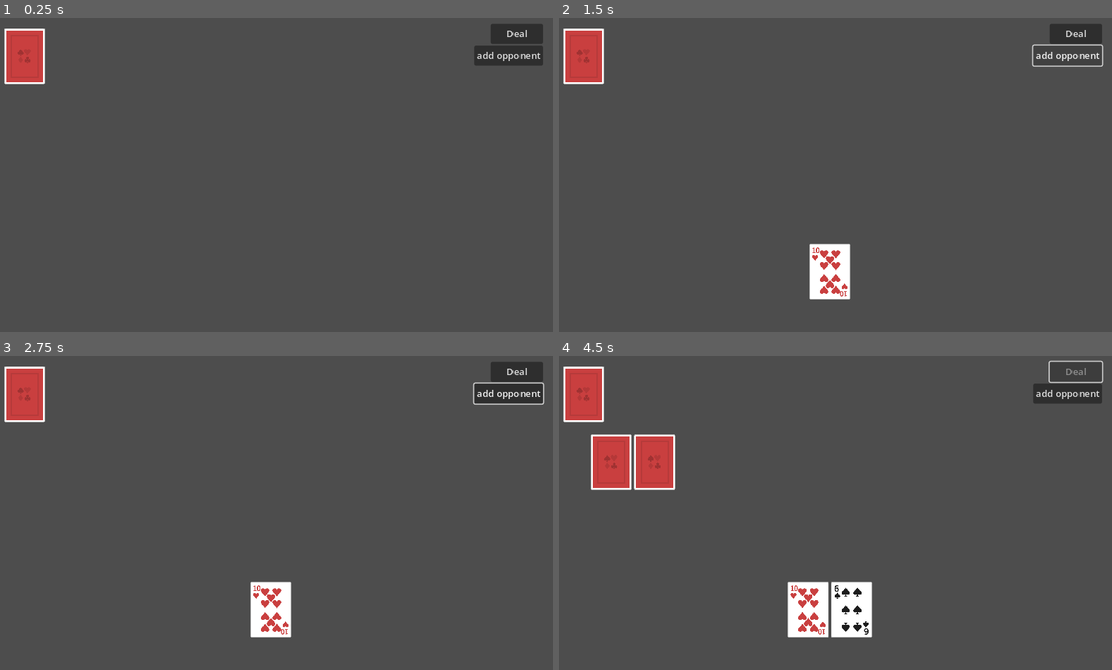
Above: before the commit, frames 1-4 (two rows, left to right).
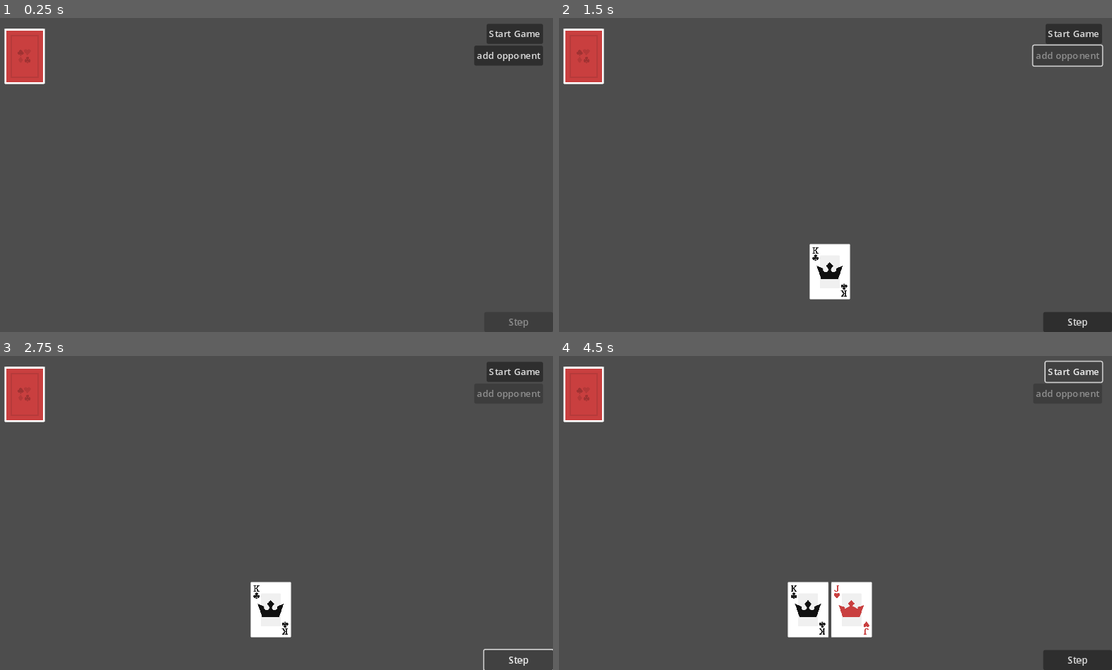
Above: after the commit, the same moments.

Repository: Posiden104/poker
Game: Godot game, scene res://scenes/poker.tscn
Same seed, same stepped clock (60 frames per second), same inputs: the game is played once before the commit and once after it.
Inputs (mouse positions are in pixels of both pictures, inside the frame that each line leads up to):
- Up to frame 1 (0.25 s): no input
- Up to frame 2 (1.5 s): click (1073, 33) at 0.5 s, where only the run before the commit has a clickable "Deal"; click (1067, 55) at 1.25 s, where only the run before the commit has a clickable "add opponent"
- Up to frame 3 (2.75 s): click (519, 660) at 2 s, where only the run after the commit has a clickable "Step"
- Up to frame 4 (4.5 s): click (1073, 371) at 2.75 s, where only the run after the commit has a clickable "Start Game"; click (1073, 371) at 3.5 s, where only the run after the commit has a clickable "Start Game"; click (1073, 371) at 4.25 s, where only the run before the commit has a clickable "Deal"

The runs differ from the first frame. In frame 1, 0.2% of the frame differs, in the area x 88-98%, y 2-99%; in frame 2, 1.5%; in frame 3, 0.9%; in frame 4, 4.4%, in the area x 5-100%, y 1-100%.

Commit message:
working on state machine

Diff:
--- a/scenes/opponent_hand.tscn
+++ b/scenes/opponent_hand.tscn
@@ -3,21 +3,39 @@
 [ext_resource type="Script" path="res://scripts/opponent_hand.gd" id="1_xlh8u"]
 [ext_resource type="PackedScene" uid="uid://dufo1yxbiyc1y" path="res://deck_manager/scenes/ui/ui_card.tscn" id="2_vxsmd"]
 
-[node name="MarginContainer" type="MarginContainer"]
-offset_right = 144.0
-offset_bottom = 95.0
+[node name="Opponent Hand" type="Control" node_paths=PackedStringArray("hand_container", "name_label")]
+custom_minimum_size = Vector2(184, 142)
+layout_mode = 3
+anchors_preset = 0
+offset_right = 184.0
+offset_bottom = 142.0
+script = ExtResource("1_xlh8u")
+hand_container = NodePath("MarginContainer/VBoxContainer/OpponentHand")
+name_label = NodePath("MarginContainer/VBoxContainer/Name Label")
+card_prefab = ExtResource("2_vxsmd")
+
+[node name="MarginContainer" type="MarginContainer" parent="."]
+layout_mode = 0
+offset_right = 184.0
+offset_bottom = 142.0
 theme_override_constants/margin_left = 20
 theme_override_constants/margin_top = 10
 theme_override_constants/margin_right = 20
 theme_override_constants/margin_bottom = 10
 
-[node name="OpponentHand" type="HBoxContainer" parent="."]
-layout_mode = 2
-script = ExtResource("1_xlh8u")
-card_prefab = ExtResource("2_vxsmd")
-
-[node name="Card" parent="OpponentHand" instance=ExtResource("2_vxsmd")]
+[node name="VBoxContainer" type="VBoxContainer" parent="MarginContainer"]
 layout_mode = 2
 
-[node name="Card2" parent="OpponentHand" instance=ExtResource("2_vxsmd")]
+[node name="Name Label" type="Label" parent="MarginContainer/VBoxContainer"]
 layout_mode = 2
+text = "Opponent 1"
+horizontal_alignment = 1
+
+[node name="OpponentHand" type="HBoxContainer" parent="MarginContainer/VBoxContainer"]
+layout_mode = 2
+
+[node name="Card" parent="MarginContainer/VBoxContainer/OpponentHand" instance=ExtResource("2_vxsmd")]
+layout_mode = 2
+
+[node name="Card2" parent="MarginContainer/VBoxContainer/OpponentHand" instance=ExtResource("2_vxsmd")]
+layout_mode = 2
--- a/scenes/poker.tscn
+++ b/scenes/poker.tscn
@@ -8,11 +8,14 @@
 
 [node name="Poker" type="Node2D"]
 
-[node name="PokerManager" type="Node2D" parent="." node_paths=PackedStringArray("deck_manager", "player_hand", "opponent_manager")]
+[node name="PokerManager" type="Node2D" parent="." node_paths=PackedStringArray("deck_manager", "player_hand", "opponent_manager", "start_button", "add_oppt_button", "step_button")]
 script = ExtResource("1_4c4ls")
 deck_manager = NodePath("../DeckManager")
 player_hand = NodePath("../CanvasLayer/Hand")
 opponent_manager = NodePath("../OpponentManager")
+start_button = NodePath("../CanvasLayer/StartButton")
+add_oppt_button = NodePath("../CanvasLayer/add Oppt Button")
+step_button = NodePath("../CanvasLayer/Step Button")
 
 [node name="DeckManager" parent="." instance=ExtResource("1_qw33u")]
 position = Vector2(61, 71)
@@ -26,7 +29,7 @@
 
 [node name="Hand" parent="CanvasLayer" instance=ExtResource("4_owd80")]
 
-[node name="DealButton" type="Button" parent="CanvasLayer"]
+[node name="StartButton" type="Button" parent="CanvasLayer"]
 anchors_preset = 1
 anchor_left = 1.0
 anchor_right = 1.0
@@ -35,7 +38,7 @@
 offset_right = -17.0
 offset_bottom = 50.0
 grow_horizontal = 0
-text = "Deal"
+text = "Start Game"
 
 [node name="add Oppt Button" type="Button" parent="CanvasLayer"]
 anchors_preset = 1
@@ -47,6 +50,19 @@
 offset_bottom = 87.0
 grow_horizontal = 0
 text = "add opponent"
+
+[node name="Step Button" type="Button" parent="CanvasLayer"]
+anchors_preset = 3
+anchor_left = 1.0
+anchor_top = 1.0
+anchor_right = 1.0
+anchor_bottom = 1.0
+offset_left = -117.0
+offset_top = -34.0
+grow_horizontal = 0
+grow_vertical = 0
+disabled = true
+text = "Step"
 
 [node name="OpponentHands" type="HBoxContainer" parent="CanvasLayer"]
 anchors_preset = 10
@@ -72,5 +88,7 @@
 [node name="OpponentHand5" parent="CanvasLayer/OpponentHands" instance=ExtResource("6_jk6yg")]
 layout_mode = 2
 
-[connection signal="pressed" from="CanvasLayer/DealButton" to="PokerManager" method="_on_deal_button_pressed"]
-[connection signal="pressed" from="CanvasLayer/add Oppt Button" to="PokerManager" method="_on_add_oppt_button_pressed"]
+[connection signal="pressed" from="CanvasLayer/StartButton" to="PokerManager" method="_on_start_button_pressed"]
+[connection signal="pressed" from="CanvasLayer/StartButton" to="PokerManager" method="_on_deal_button_pressed"]
+[connection signal="pressed" from="CanvasLayer/add Oppt Button" to="OpponentManager" method="_on_add_oppt_button_pressed"]
+[connection signal="pressed" from="CanvasLayer/Step Button" to="PokerManager" method="_on_step_button_pressed"]
--- a/scripts/opponent_hand.gd
+++ b/scripts/opponent_hand.gd
@@ -1,13 +1,20 @@
 class_name OpponentHand
 extends HandBase
 
+@export var hand_container: HBoxContainer
+@export var name_label: Label
 
+func setup(name):
+	name_label.text = name
 
+func _ready():
+	for child in hand_container.get_children():
+		child.queue_free()
 
 func deal(card: Card, deck: Deck):
 	cards.append(card)
 	var c = card_prefab.instantiate() as UICardScene
 	c.card = card
 	c.deck = deck
-	self.add_child(c)
+	hand_container.add_child(c)
 	c.set_is_face_up(false)
--- a/scripts/opponent_manager.gd
+++ b/scripts/opponent_manager.gd
@@ -14,7 +14,9 @@
 func add_opponent():
 	var o = OpponentScene.instantiate()
 	opponent_hbox.add_child(o)
-	opponents.push_back(o.get_node("OpponentHand"))
+	opponents.push_back(o)
+	o.setup("Opponent %d" % opponents.size())
+
 
 # Returns true if there are more opponents to deal
 func deal_opponent(card: Card, deck: Deck) -> bool:
@@ -31,3 +33,8 @@
 		return true
 	print("We still need more cards")
 	return false
+
+
+
+func _on_add_oppt_button_pressed():
+	add_opponent()
--- a/scripts/poker_manager.gd
+++ b/scripts/poker_manager.gd
@@ -4,10 +4,47 @@
 @export var deck_manager: DeckManager
 @export var player_hand: PlayerHand
 @export var opponent_manager: OpponentManager
+@export var start_button: Button
+@export var add_oppt_button: Button
+@export var step_button: Button
 
 var player_hand_limit = 2
 var deal_to_player = true
 
+enum States {HAND_SETUP, SHUFFLE, DEALING, FIRST_BET, FLOP, FLOP_BET, TURN, TURN_BET, RIVER, RIVER_BET, CLEANUP}
+var state: States = States.HAND_SETUP
+
+func step():
+	match state:
+		States.HAND_SETUP:
+			add_oppt_button.disabled = true
+			state = States.SHUFFLE
+		States.SHUFFLE:
+			state = States.DEALING
+		States.DEALING:
+			print("deal finished")
+			pass
+		States.FIRST_BET:
+			pass
+		States.FLOP:
+			pass
+		States.FLOP_BET:
+			pass
+		States.TURN:
+			pass
+		States.TURN_BET:
+			pass
+		States.RIVER:
+			pass
+		States.RIVER_BET:
+			pass
+		States.CLEANUP:
+			add_oppt_button.disabled = false
+
+func _on_start_button_pressed():
+	deck_manager.shuffle()
+	step()
+	step_button.disabled = false
 
 func _on_deal_button_pressed():
 	if deal_to_player:
@@ -19,8 +56,8 @@
 		deal_to_player = opponent_manager.deal_opponent(deck_manager.deal(), deck_manager.deck)
 
 	if deal_to_player and player_hand.card_count() == player_hand_limit:
-		$"../CanvasLayer/DealButton".disabled = true
+		step()
 
 
-func _on_add_oppt_button_pressed():
-	opponent_manager.add_opponent()
+func _on_step_button_pressed():
+	_on_deal_button_pressed()
